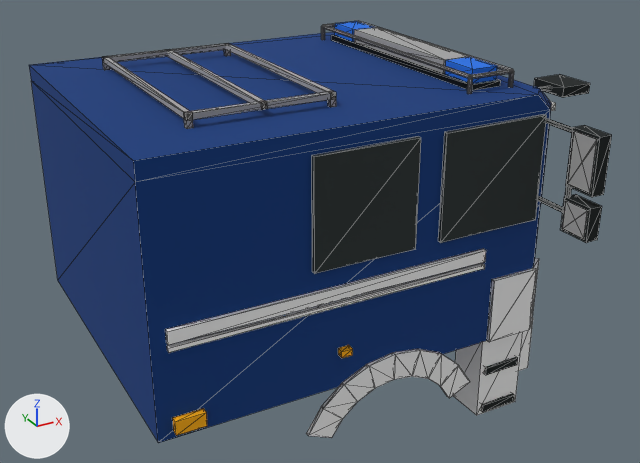
Before and after pictures for a commit that changed the glTF model src/render/assets/man-le-18-280-cab.glb.
Camera for both pictures: a 50 mm lens placed at (0.95, -5.58, 4.43), pointed at (3.98, -0.08, 1.68). Arrows for +X, +Y and +Z are at lower left; the lights stay in place. The first picture is the older version. Mesh edges are drawn as thin lines. Where no turn or scale is listed for an object, it has been applied to the vertices. Vertices at exactly the same position are counted once.

The first picture shows 'cab', 'cab-glass', 'cab-lens'.
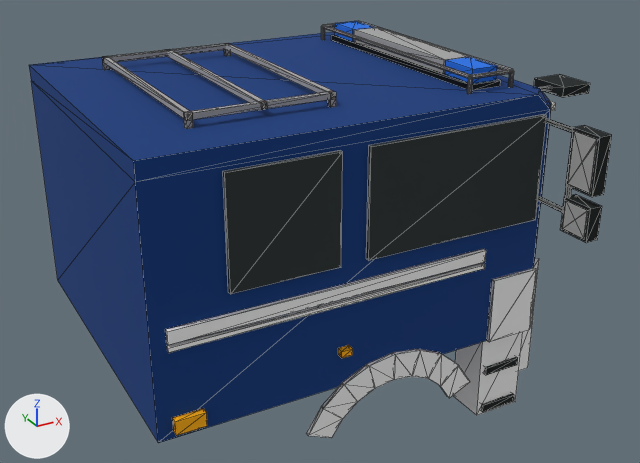
Where the newer file only moved an object's origin or applied its transform, the numbers keep the older frame.

Location of each change, (x1, y1, x2, y2) in pixels of the pictures (640 x 463 px; the box of a moved part takes in the faces that stretch with it):
'cab-glass', reshaped: before (312, 113, 551, 274); after (223, 113, 551, 294)
part 1 of me_cab_glass, moved or reshaped: before (312, 137, 421, 274); after (223, 150, 343, 294)
part 2 of me_cab_glass, moved or reshaped: before (438, 114, 547, 243); after (366, 114, 547, 260)

Edits to the bpy script that builds the scene:
```text
Change me_cab_glass:
    used by ob_cab_glass; location = (4.265, 0.0, 2.378)
    before: 8 (-0.04, -1.24, -0.38) at pixel (438, 241), 11 (-0.04, -1.27, -0.38) at pixel (440, 242), 12 (-0.04, -1.27, 0.38) at pixel (447, 133), 15 (-0.04, -1.24, 0.38) at pixel (444, 131)
    remove me_cab_glass.from_pydata(...)  # 40 vertices, 60 faces; spans x -0.99..0.99, y -1.27..1.27, z -0.38..0.38
    add me_cab_glass.from_pydata(...)  # 40 vertices, 60 faces; spans x -1.55..0.99, y -1.27..1.27, z -0.38..0.38
    me_cab_glass part 1: the loose piece of 8 vertices spanning x -0.99..-0.24, y -1.27..-1.24, z -0.38..0.38 is moved by (-0.56, 0.0, 0.0)
    me_cab_glass part 2
    add for i in [8, 11, 12, 15]: me_cab_glass.vertices[i].co += Vector((-0.56, 0.0, 0.0))
    other edits to the shape of me_cab_glass do not show in these pictures
```
